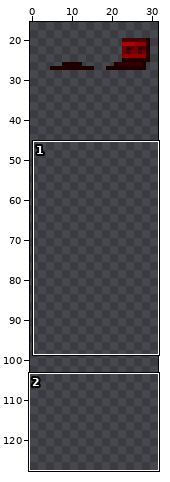
File history of a sprite sheet, content/Entities/Structures/Mechanisms/Cabin/cabin.metal.mask.02.png. Above: a wide view before the commit, with the close-up outlined.
Close-up. The starting point:
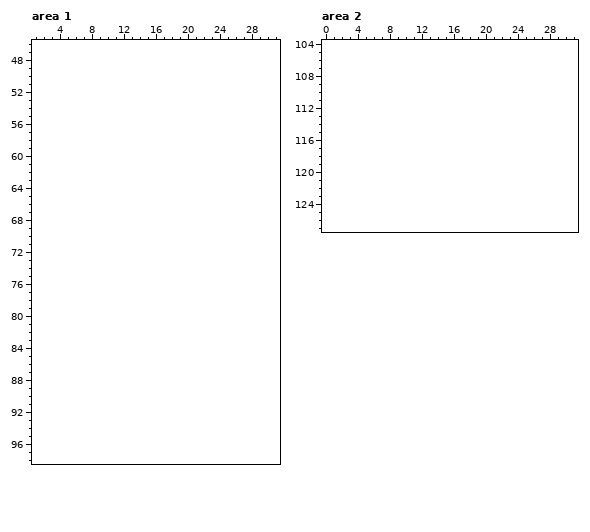
The file is 32x32 pixels. Shown: area 1: x 1..31, y 46..98; area 2: x 0..31, y 104..127. The old version is drawn lined up with the new one, on the new canvas. The wide view leaves out empty margins.
Palette (. is transparent): 
Now the later version:
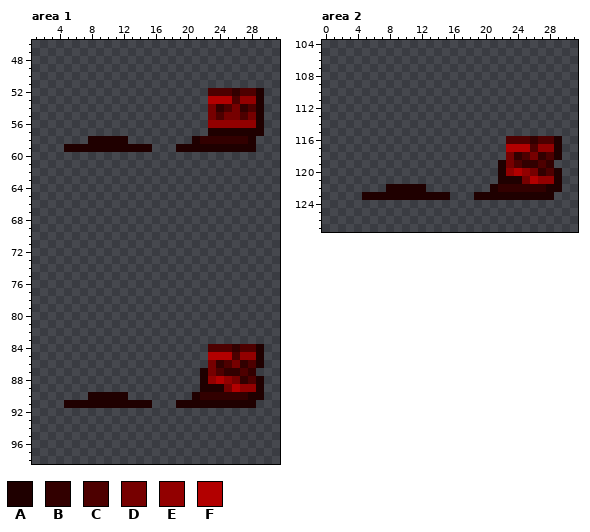
Colours new in this view: A #1f0000  B #320000  C #4d0000  D #760000  E #920000  F #b20000
The edit:
canvas 32x32 -> 32x128
Changed rows in their new state; - is an unchanged pixel.
Area 1:
first column x 5:
52 ------------------CCCBCCA
53 ------------------FFFCEEA
54 ------------------DBCDBCA
55 ------------------DCDDCDA
56 ------------------EEEEEEA
57 ------------------AAAAAAA
58 ---AAAAA--------ABBBBBBA-
59 AAAAAAAAAAA---AAAAAAAAAA-
first column x 5:
84 ------------------CCCBCCA
85 ------------------FFFCEEA
86 ------------------DBCDBCA
87 -----------------ADCBBCB-
88 -----------------AEFEDBCA
89 -----------------AAADFEEA
90 ---AAAAA--------ABBBBBBAA
91 AAAAAAAAAAA---AAAAAAAAAA-
Area 2:
first column x 5:
116 ------------------CCCBCCA
117 ------------------FFFCEEA
118 ------------------DBCDBCA
119 -----------------ADCBBCB-
120 -----------------AEFEDBCA
121 -----------------AAADFEEA
122 ---AAAAA--------ABBBBBBAA
123 AAAAAAAAAAA---AAAAAAAAAA-
Changed places in both close-ups, as pixel boxes (x1, y1, x2, y2):
added: (176, 88, 264, 152)
added: (64, 136, 152, 152)
added: (176, 344, 264, 408)
added: (64, 392, 152, 408)
added: (362, 136, 562, 200)
